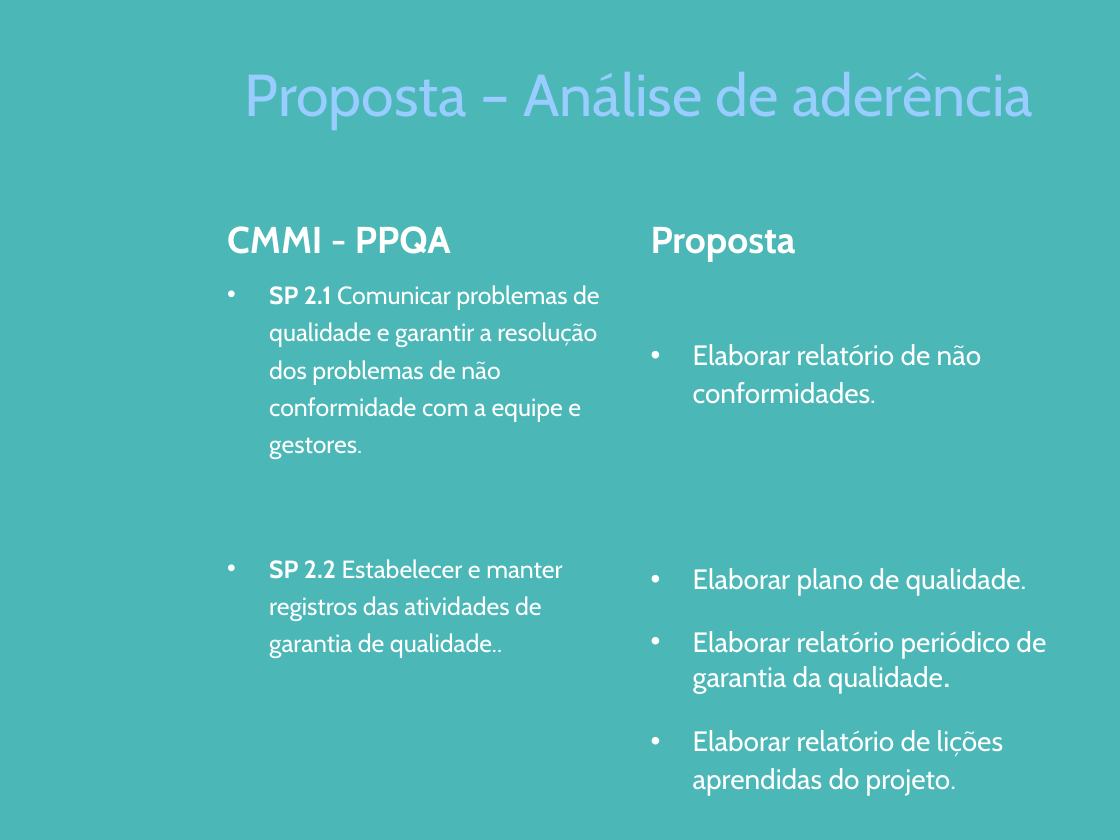
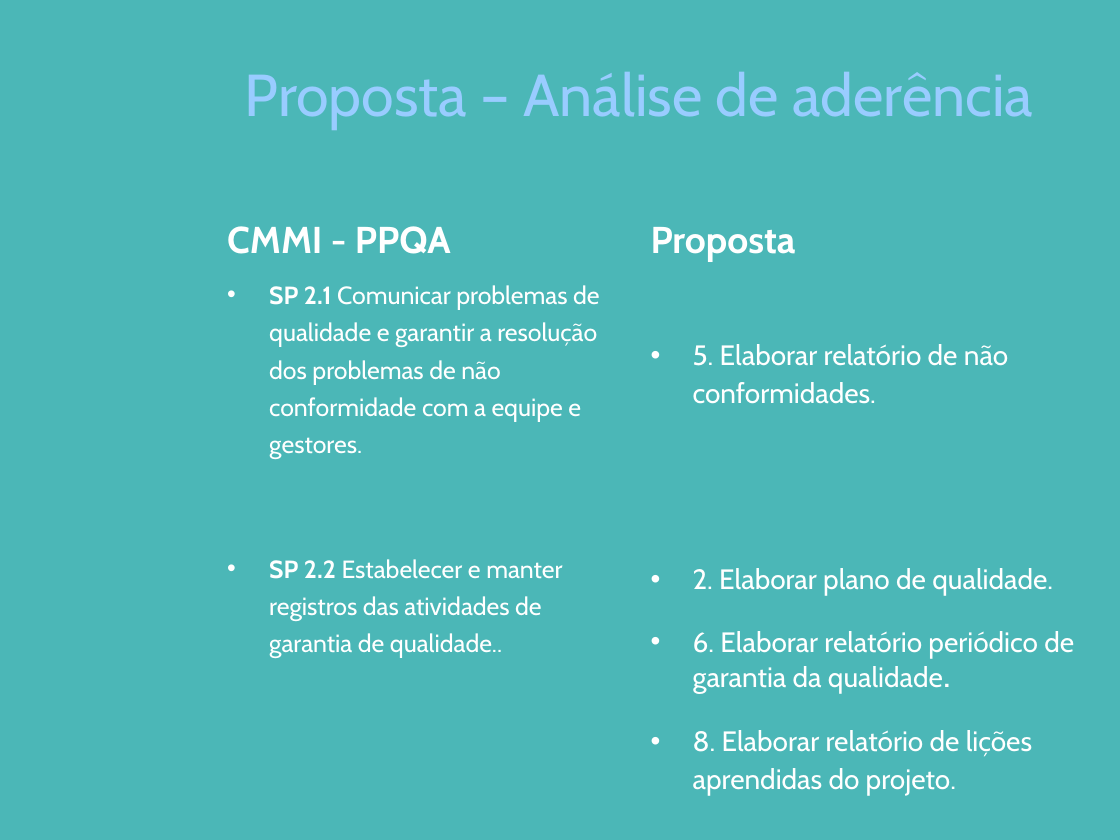
Before and after one commit to pddnew/monografia, a slide deck: slide 26 of presentation/presentation_1.1.1.pptx. Drawn at 1120x840 pixels with LibreOffice and Linux fonts; fonts in the diff are those of the drawing; background and template pictures are left out. Boxes give left, top, right and bottom in pixels: in the first picture for what was removed or moved away, otherwise in the second. Text is boxed around its words. In the diff, an @@ line names an element or a change of style, - is before the commit and + after.

```diff
--- a/presentation/presentation_1.1.1.pptx
+++ b/presentation/presentation_1.1.1.pptx
@@ text at (x1=693, y1=344, x2=1074, y2=795): text changed @@
-• Elaborar relatório de não conformidades.
-• Elaborar plano de qualidade.
-• Elaborar relatório periódico de garantia da qualidade.
-• Elaborar relatório de lições aprendidas do projeto.
+• 5. Elaborar relatório de não conformidades.
+• 2. Elaborar plano de qualidade.
+• 6. Elaborar relatório periódico de garantia da qualidade.
+• 8. Elaborar relatório de lições aprendidas do projeto.
```
Also in this commit, not shown: 2 other slides changed, 1 slide added, 1 slide removed, 3 other files.
